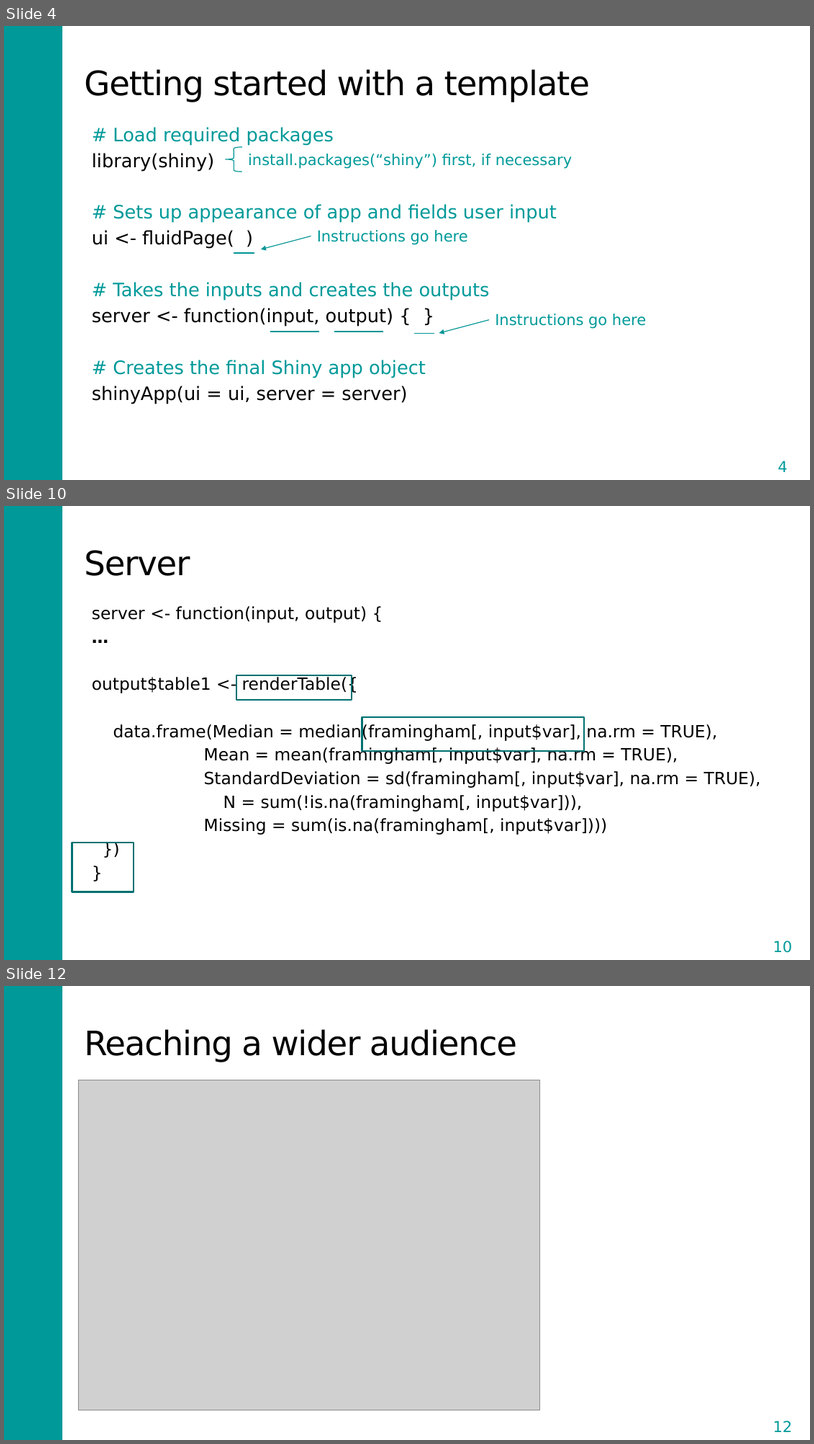
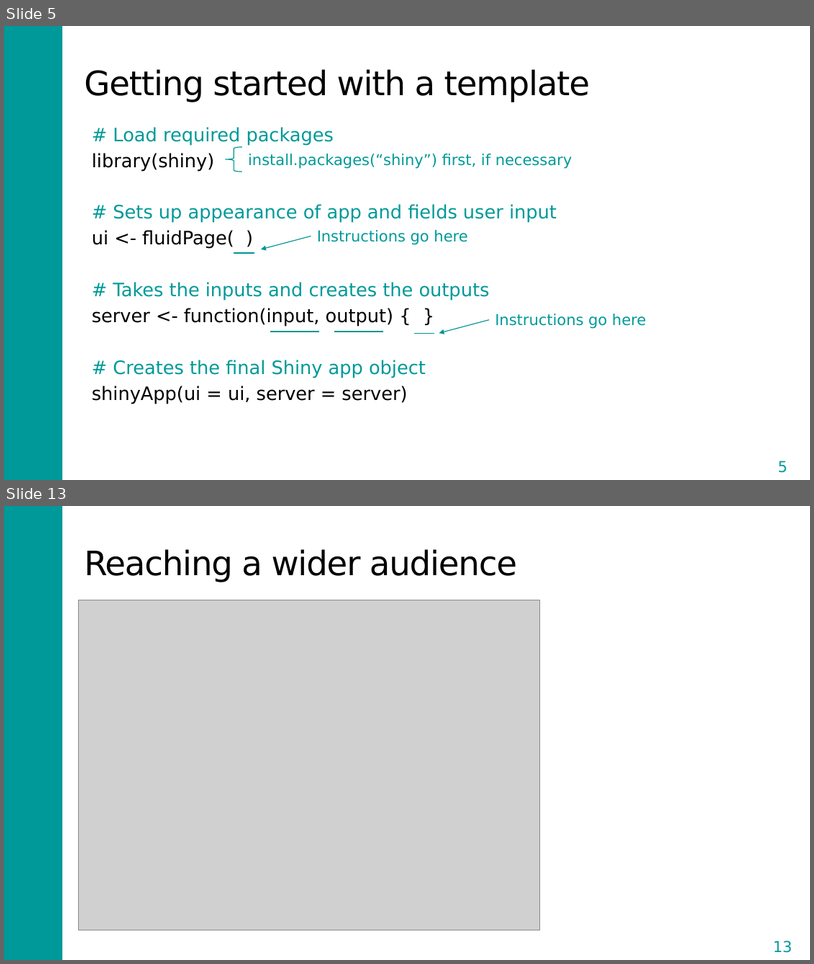
Before and after one commit to DARTH-git/Course-Modularization, a slide deck: static/Course_Modularization/Shiny/Shiny_slides.pptx. Shown one above the other, each under a label of ours: slides 4, 10 and 12 before the commit, slides 5 and 13 after it; the slides between them are not shown. The pictures are 814x1444 and 814x964 pixels, drawn with LibreOffice and Linux fonts; fonts in the diff are those of the drawing; grey boxes stand for pictures. Boxes give left, top, right and bottom in pixels: in the first picture for what was removed or moved away, otherwise in the second. Text is boxed around its words. In the diff, an @@ line names an element or a change of style, - is before the commit and + after.

```diff
--- a/static/Course_Modularization/Shiny/Shiny_slides.pptx
+++ b/static/Course_Modularization/Shiny/Shiny_slides.pptx
@@ slide 10 removed at <box>4,506,810,960</box>, background #FFFFFF; not listed: 1 template element that a slide beside it also shows @@
@@ title removed at <box>84,550,190,576</box> @@
-Server
@@ text removed at <box>92,606,761,834</box> @@
-server <- function(input, output) {
-…
-output$table1 <- renderTable({
-data.frame(Median = median(framingham[, input$var], na.rm = TRUE),
-Mean = mean(framingham[, input$var], na.rm = TRUE),
-StandardDeviation = sd(framingham[, input$var], na.rm = TRUE),
-N = sum(!is.na(framingham[, input$var])),
-Missing = sum(is.na(framingham[, input$var])))
-})
-}
@@ rectangle removed at <box>237,675,352,700</box> @@
@@ rectangle removed at <box>362,716,584,750</box> @@
@@ rectangle removed at <box>72,842,134,892</box> @@
@@ page number removed at <box>759,933,808,959</box> @@
-10
@@ what was slide 4 is now slide 5 @@
@@ page number at <box>778,460,787,472</box>: text changed @@
-4
+5
@@ what was slide 12 is now slide 13 @@
@@ page number at <box>774,940,793,952</box>: text changed @@
-12
+13
```
Also in this commit, not shown: 1 slide changed, 8 slides added, 6 other slides removed, 13 other files.
